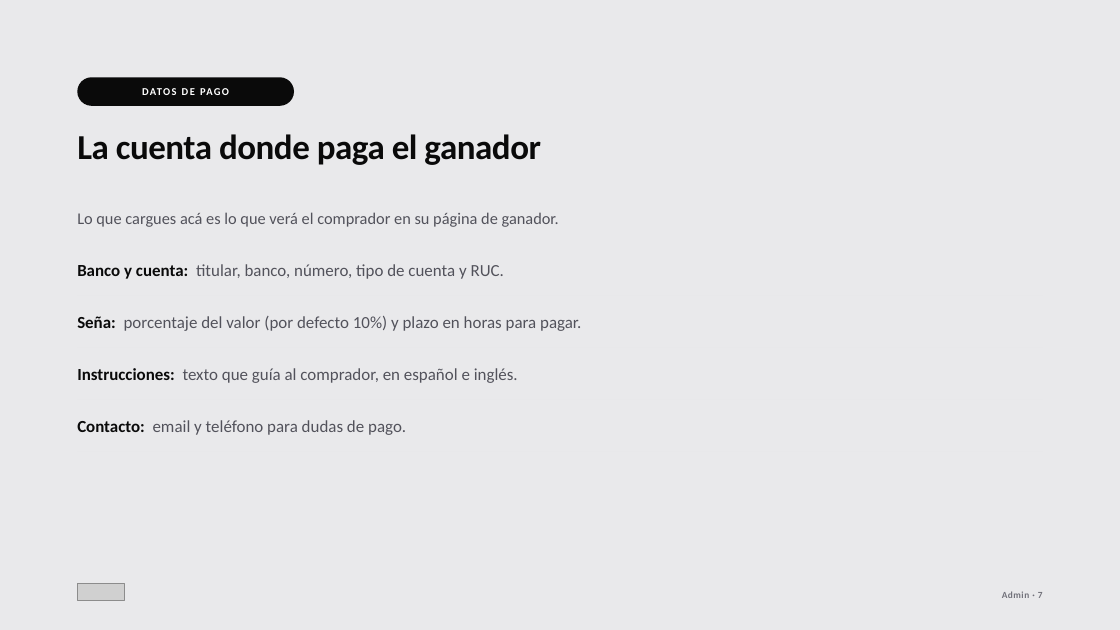
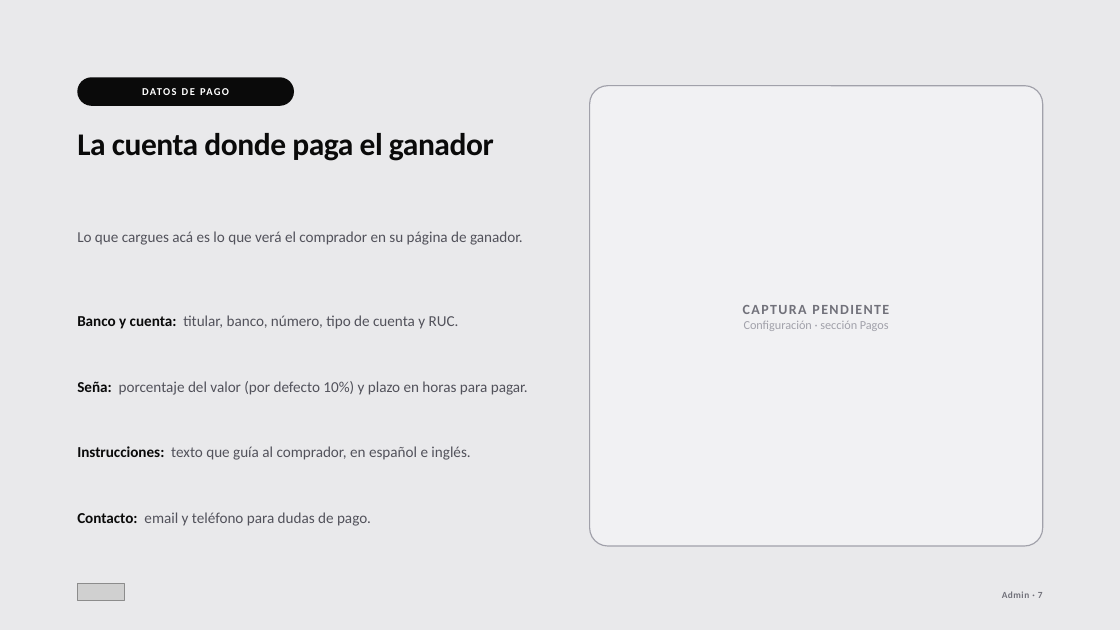
Before and after one commit to croman-coder/RenewSubastas, a slide deck: slide 10 of docs/onboarding/pptx/02-admin.pptx. Drawn at 1120x630 pixels with LibreOffice and Linux fonts; fonts in the diff are those of the drawing; grey boxes stand for pictures. Boxes give left, top, right and bottom in pixels: in the first picture for what was removed or moved away, otherwise in the second. Text is boxed around its words. In the diff, an @@ line names an element or a change of style, - is before the commit and + after.

```diff
--- a/docs/onboarding/pptx/02-admin.pptx
+++ b/docs/onboarding/pptx/02-admin.pptx
@@ rounded rectangle added at [590, 86, 1043, 546], fill #F1F1F3, outline #A1A1AA 1 pt, 10.5 pt, text #A1A1AA @@
+CAPTURA PENDIENTE
+Configuración · sección Pagos
@@ text "La cuenta donde paga el ..." at [77, 133, 494, 161]: size 30 to 27 pt @@
@@ text "Lo que cargues acá es ...": place and size @@
-text "Lo que cargues acá es ..." at [77, 212, 559, 227]
+text "Lo que cargues acá es ..." at [77, 231, 523, 245]
@@ text "Lo que cargues acá es ..." at [77, 231, 523, 245]: size 14 to 13 pt; line spacing 1.35 to 1.3 @@
@@ text "Banco y cuenta: titular, banco, ...": place and size @@
-text "Banco y cuenta: titular, banco, ..." at [77, 264, 504, 279]
+text "Banco y cuenta: titular, banco, ..." at [77, 315, 459, 329]
@@ rectangle removed at [77, 296, 1043, 296] @@
@@ text "Seña: porcentaje del valor (por ...": place and size @@
-text "Seña: porcentaje del valor (por ..." at [77, 316, 581, 331]
+text "Seña: porcentaje del valor (por ..." at [77, 381, 528, 395]
@@ rectangle removed at [77, 348, 1043, 348] @@
@@ text "Instrucciones: texto que guía al ...": place and size @@
-text "Instrucciones: texto que guía al ..." at [77, 368, 518, 383]
+text "Instrucciones: texto que guía al ..." at [77, 446, 470, 460]
@@ rectangle removed at [77, 400, 1043, 400] @@
@@ rectangle removed at [77, 452, 1043, 452] @@
@@ size 14.5 to 13 pt; line spacing 1 to 1.25 in 4 elements at [77, 315, 459, 329], [77, 381, 528, 395], [77, 446, 470, 460], [77, 512, 371, 526] @@
@@ text "Contacto: email y teléfono para ...": place and size @@
-text "Contacto: email y teléfono para ..." at [77, 420, 406, 435]
+text "Contacto: email y teléfono para ..." at [77, 512, 371, 526]
```
Also in this commit, not shown: 2 other slides changed, 16 other files.
